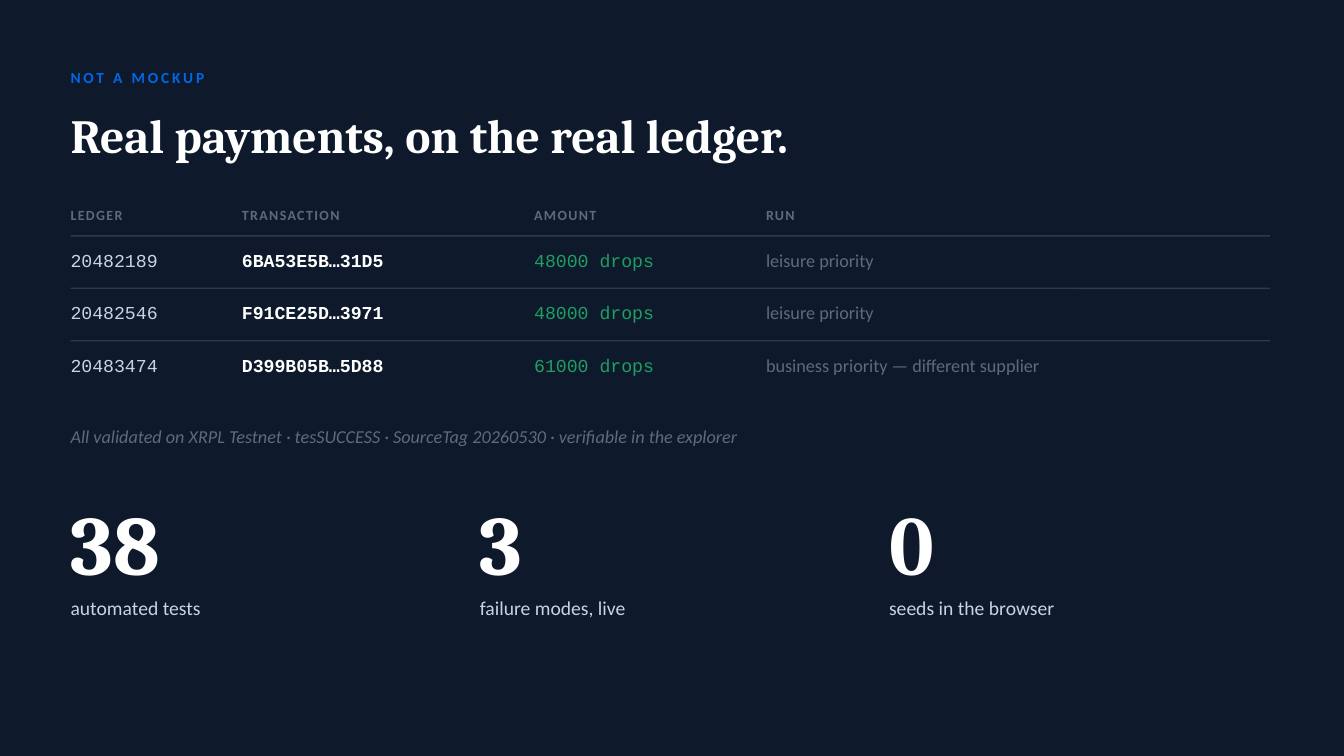
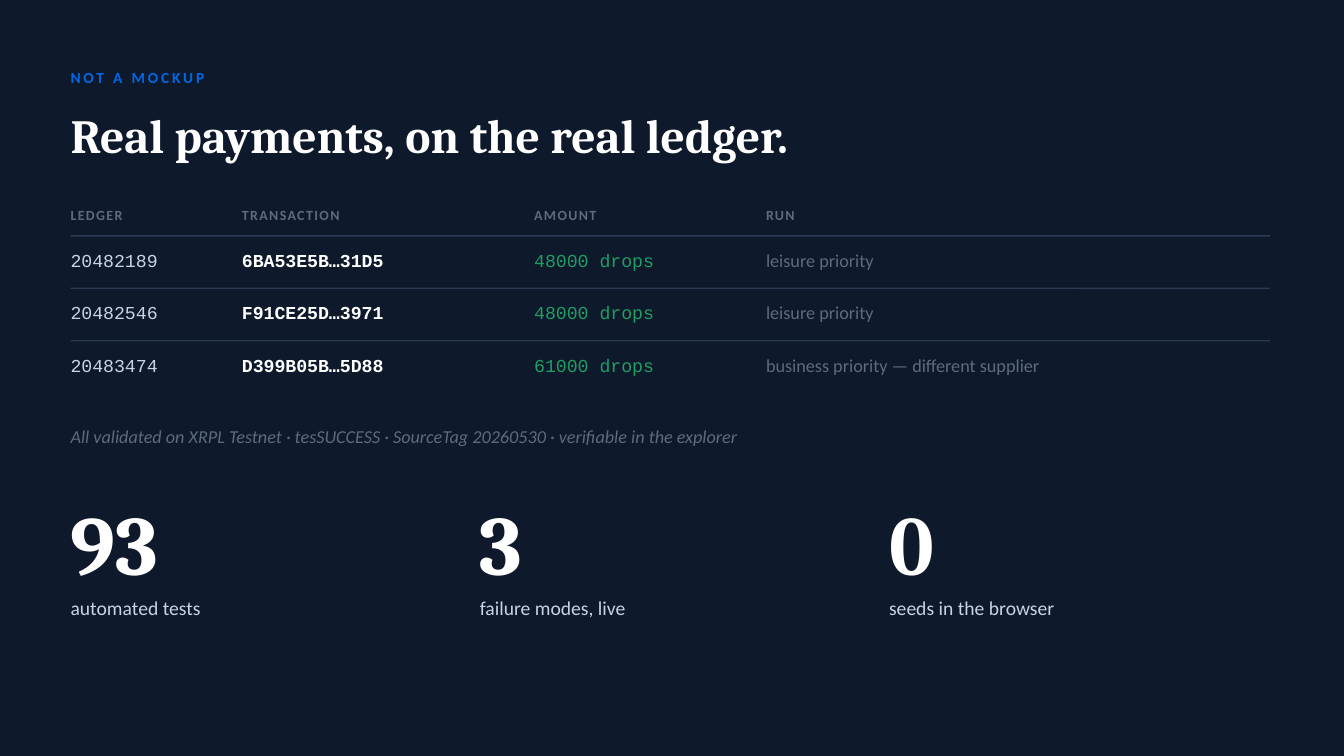
Before and after one commit to javerinetan/TripRescue, a slide deck: slide 10 of docs/TripRescue-pitch.pptx. Drawn at 1344x756 pixels with LibreOffice and Linux fonts; fonts in the diff are those of the drawing. Boxes give left, top, right and bottom in pixels: in the first picture for what was removed or moved away, otherwise in the second. Text is boxed around its words. In the diff, an @@ line names an element or a change of style, - is before the commit and + after.

```diff
--- a/docs/TripRescue-pitch.pptx
+++ b/docs/TripRescue-pitch.pptx
@@ text at [71,518,159,576]: text changed @@
-38
+93
```
Also in this commit, not shown: 1 other slide changed, 8 other files.
